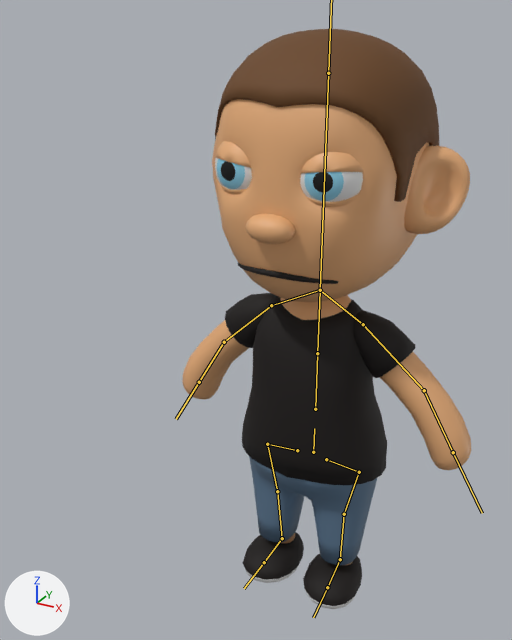
Two versions of the FBX model Assets/Models/Human.fbx, one commit apart.
Camera for both pictures: a 50 mm lens placed at (0.744, -1.729, 1.73), pointed at (-0.054, -0.279, 1.004). Every picture has the same lights, and +X, +Y and +Z are marked at lower left. The bones that bend it are drawn over the model as lines.

In view in the first picture: 'Arm.004', 'Body.003', 'Cylinder.005', 'Cylinder.006', 'Ear.002', 'Foot.002', 'Head.005', 'NurbsPath.003', 'Sleeve.002', 'Tshirt.003'.
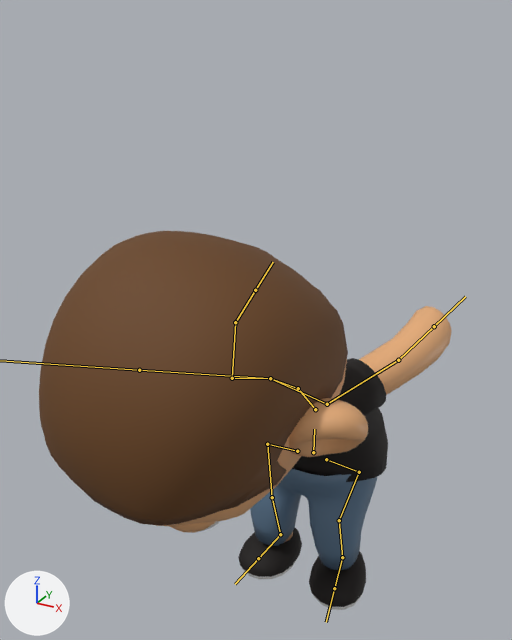
The newer file adds an action. The first version stands in its rest pose; the second is drawn at frame 4 of the action 'Armature|Barfing part2'.

The edits, one by one:
Bone 'Bone.007.L' (bone_bone_007_l) turns from (0, 0, 0) to (-1, 3, -14) degrees about its own x, y and z.
Bone 'Bone.008.L' (bone_bone_008_l) turns from (0, 0, 0) to (1, -6, 26) degrees about its own x, y and z.
Bone 'Bone.009.L' (bone_bone_009_l) turns from (0, 0, 0) to (2, -2, -7) degrees about its own x, y and z.
Bone 'Bone.010' (bone_bone_010) turns from (0, 0, 0) to (43, 0, 0) degrees about its own x, y and z.
Bone 'Bone.011' (bone_bone_011) turns from (0, 0, 0) to (13, 0, 0) degrees about its own x, y and z.
Bone 'Bone.001' (bone_bone_001) turns from (0, 0, 0) to (7, -14, -2) degrees about its own x, y and z.
Bone 'Bone.004.L' (bone_bone_004_l) turns from (0, 0, 0) to (-40, 21, -24) degrees about its own x, y and z.
Bone 'Bone.004.R' (bone_bone_004_r) turns from (0, 0, 0) to (-40, -21, 24) degrees about its own x, y and z.
Bone 'Bone.007.R' (bone_bone_007_r) turns from (0, 0, 0) to (-1, -3, 14) degrees about its own x, y and z.
Bone 'Bone.008.R' (bone_bone_008_r) turns from (0, 0, 0) to (1, 6, -26) degrees about its own x, y and z.
Bone 'Bone.009.R' (bone_bone_009_r) turns from (0, 0, 0) to (2, 2, 7) degrees about its own x, y and z.

Changed parts and their boxes [x1, y1, x2, y2] in the pictures (512 x 640 px):
'Head.005', posed (36% wider, 11% taller)
    before: [212, 29, 439, 302]
    after: [39, 231, 348, 533]
'Tshirt.003', posed
    before: [242, 295, 387, 485]
    after: [292, 408, 388, 482]
'Arm.004', posed
    before: [182, 320, 471, 470]
    after: [359, 306, 452, 395]
'Cylinder.006', posed
    before: [249, 456, 377, 565]
    after: [250, 469, 378, 570]
'Ear.002', posed
    before: [404, 145, 470, 234]
    after: [289, 398, 368, 457]
'Sleeve.002', posed
    before: [225, 293, 416, 378]
    after: [338, 358, 386, 416]
'Foot.002', posed (7% wider, 8% taller)
    before: [243, 532, 362, 609]
    after: [238, 527, 366, 610]
'Body.003', posed (not visible afterwards)
    before: [281, 295, 352, 320]
'NurbsPath.003', posed (not visible afterwards)
    before: [238, 263, 338, 284]
'Cylinder.005', posed
    before: [278, 533, 353, 565]
    after: [285, 532, 293, 542]
bone 'Bone.007.L', root to tip
    before: (359, 472) to (344, 514)
    after: (359, 472) to (339, 520)
bone 'Bone.008.L', root to tip
    before: (344, 514) to (340, 559)
    after: (339, 520) to (342, 557)
bone 'Bone.009.L', root to tip
    before: (340, 559) to (327, 587)
    after: (342, 557) to (334, 588)
bone 'Bone.010', root to tip
    before: (315, 409) to (317, 353)
    after: (315, 409) to (298, 388)
bone 'Bone.011', root to tip
    before: (317, 353) to (320, 290)
    after: (298, 388) to (270, 378)
bone 'Bone.001', root to tip
    before: (320, 290) to (328, 73)
    after: (270, 378) to (139, 370)
bone 'Bone.004.L', root to tip
    before: (363, 324) to (424, 390)
    after: (327, 404) to (398, 360)
bone 'Bone.004.R', root to tip
    before: (271, 305) to (224, 342)
    after: (232, 378) to (235, 322)
bone 'Bone.007.R', root to tip
    before: (267, 444) to (277, 491)
    after: (267, 444) to (272, 497)
bone 'Bone.008.R', root to tip
    before: (277, 491) to (282, 538)
    after: (272, 497) to (280, 534)
bone 'Bone.009.R', root to tip
    before: (282, 538) to (264, 562)
    after: (280, 534) to (258, 558)
